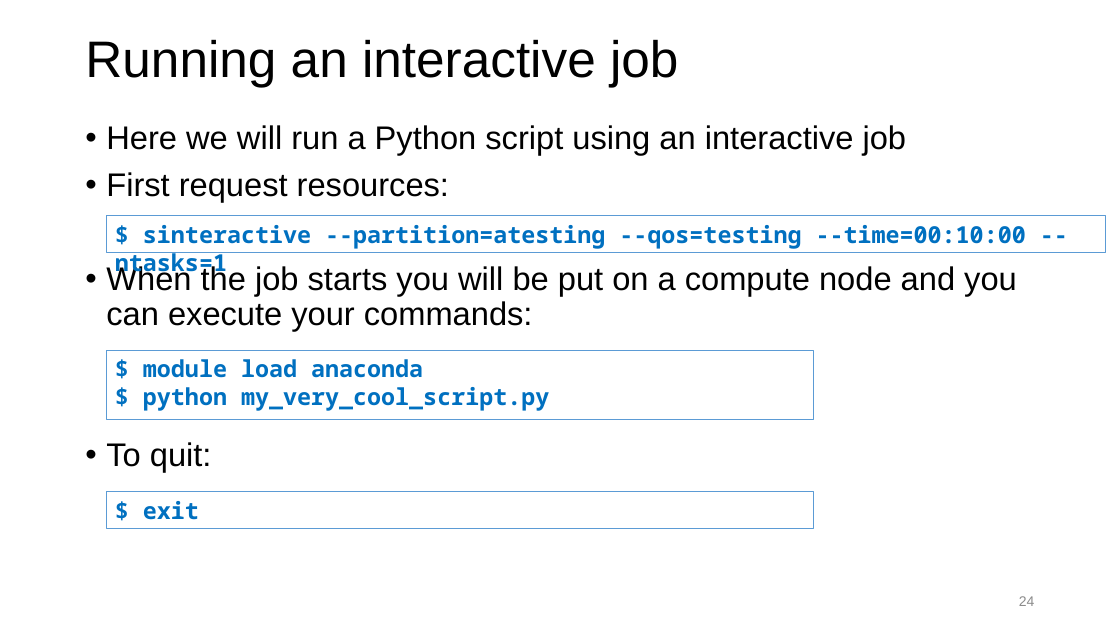
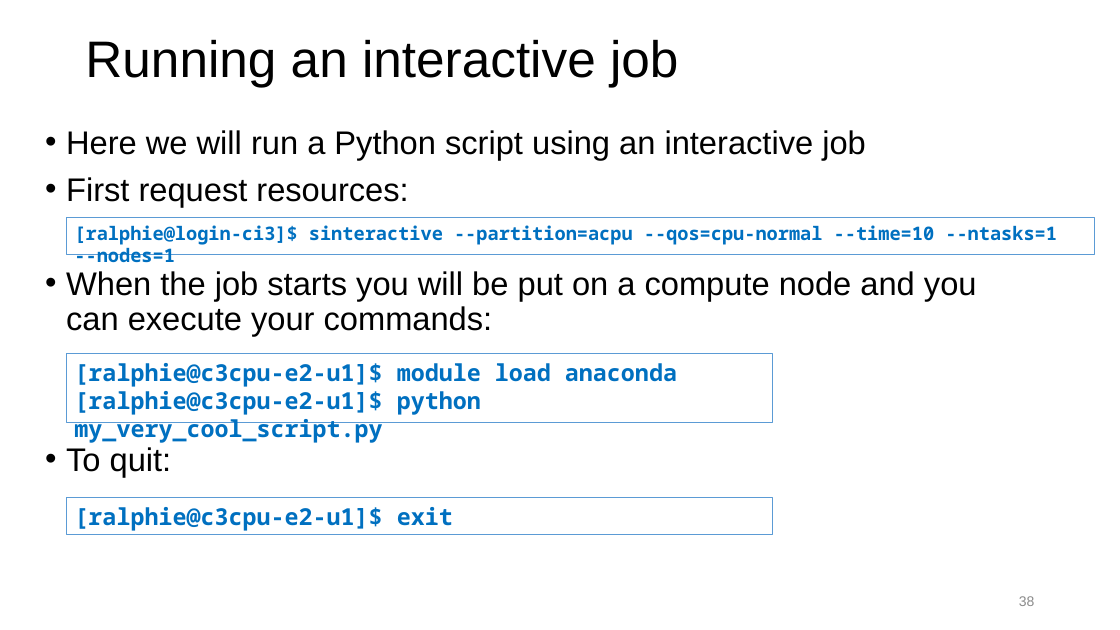
Before and after one commit to ResearchComputing/Getting_Started_With_Research_Computing, a slide deck: slide 38 of Command_Line_And_Job_Scheduling.pptx (slide 24 before the commit). Drawn at 1120x630 pixels with LibreOffice and Linux fonts; fonts in the diff are those of the drawing; background and template pictures are left out. Boxes give left, top, right and bottom in pixels: in the first picture for what was removed or moved away, otherwise in the second. Text is boxed around its words. In the diff, an @@ line names an element or a change of style, - is before the commit and + after.

Commit message:
reorganize content so that it goes from login nodes to the available resources to requesting a job

```diff
--- a/Command_Line_And_Job_Scheduling.pptx
+++ b/Command_Line_And_Job_Scheduling.pptx
@@ rectangle "[ralphie@login-ci3]$ sinteractive --partition=acpu --qos=cpu ...": place and size @@
-rectangle "[ralphie@login-ci3]$ sinteractive --partition=acpu --qos=cpu ..." at bbox=[107, 216, 1106, 253]
+rectangle "[ralphie@login-ci3]$ sinteractive --partition=acpu --qos=cpu ..." at bbox=[66, 218, 1095, 255]
@@ text in rectangle at bbox=[74, 225, 1057, 263]: text changed; size 20 to 16 pt @@
-$ sinteractive --partition=atesting --qos=testing --time=00:10:00 --ntasks=1
+[ralphie@login-ci3]$ sinteractive --partition=acpu --qos=cpu-normal --time=10 --ntasks=1 --nodes=1
@@ text in rectangle at bbox=[74, 363, 677, 443]: text changed @@
-$ module load anaconda
-$ python my_very_cool_script.py
+[ralphie@c3cpu-e2-u1]$ module load anaconda
+[ralphie@c3cpu-e2-u1]$ python my_very_cool_script.py
@@ 2 rectangles, 1 text: place and size @@
-2 rectangles, 1 text at bbox=[106, 125, 1017, 528]
+2 rectangles, 1 text at bbox=[66, 130, 977, 534]
@@ text in rectangle at bbox=[74, 507, 453, 531]: text changed @@
-$ exit
+[ralphie@c3cpu-e2-u1]$ exit
@@ page number at bbox=[1019, 596, 1035, 606]: text changed @@
-24
+38
```
Also in this commit, not shown: 20 other slides changed, 11 slides added, 17 slides removed, 1 other file.
